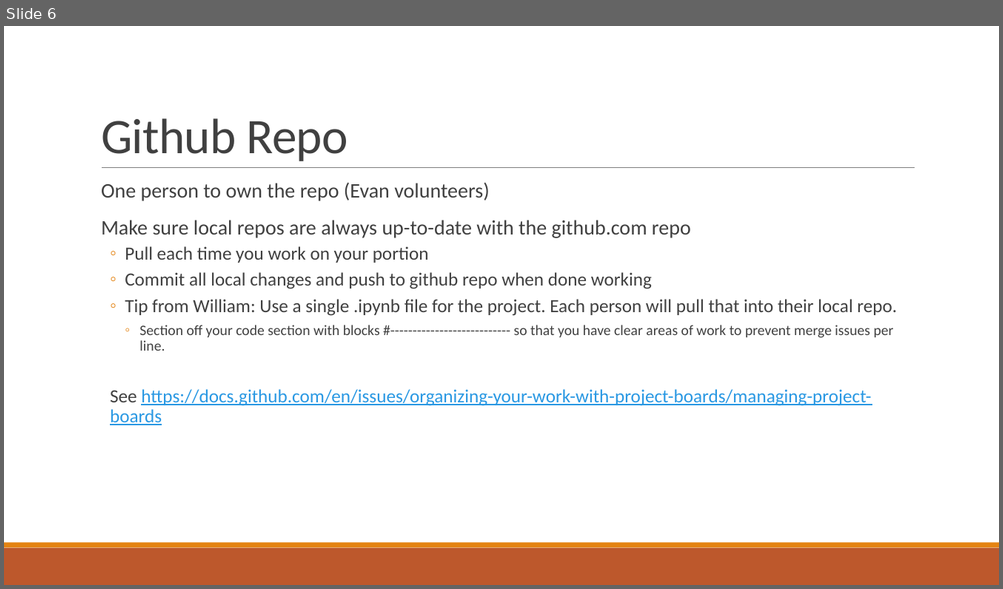
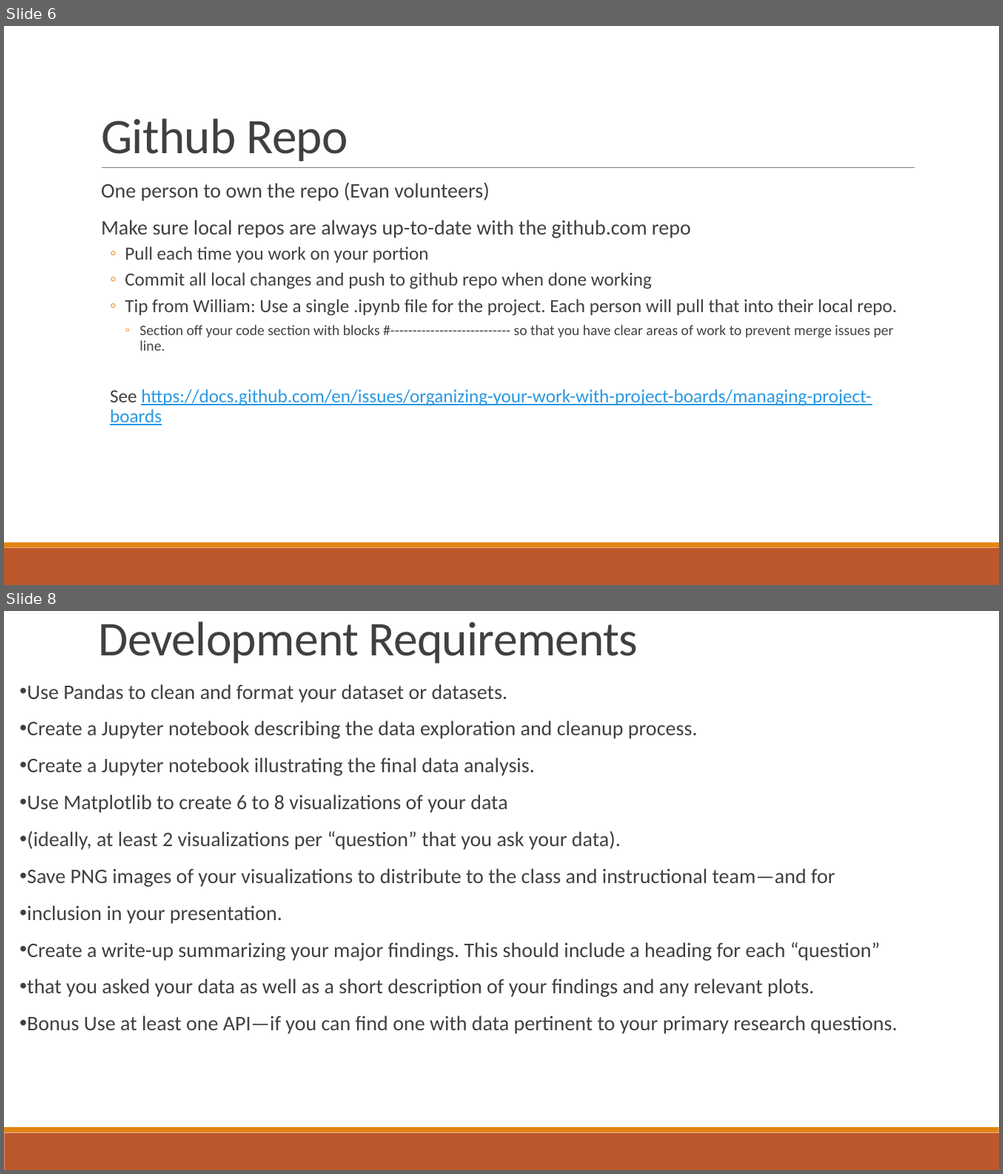
Before and after one commit to Evdawg/Project_1_Covid_Data, a slide deck: Project notes.pptx. Shown one above the other, each under a label of ours: slide 6 before the commit, slides 6 and 8 after it; the slides between them are not shown. The pictures are 1003x589 and 1003x1174 pixels, drawn with LibreOffice and Linux fonts; fonts in the diff are those of the drawing. Boxes give left, top, right and bottom in pixels: in the first picture for what was removed or moved away, otherwise in the second. Text is boxed around its words. In the diff, an @@ line names an element or a change of style, - is before the commit and + after.

```diff
--- a/Project notes.pptx
+++ b/Project notes.pptx
@@ slide 8 added at [4, 611, 999, 1170], background #FFFFFF; not listed: 2 template elements that a slide beside it also shows @@
@@ text added at [98, 621, 638, 664], 46.8 pt, text #404040 @@
+Development Requirements
@@ text added at [27, 684, 896, 1034], 20 pt, text #404040 @@
+• Use Pandas to clean and format your dataset or datasets.
+• Create a Jupyter notebook describing the data exploration and cleanup process.
+• Create a Jupyter notebook illustrating the final data analysis.
+• Use Matplotlib to create 6 to 8 visualizations of your data
+• (ideally, at least 2 visualizations per “question” that you ask your data).
+• Save PNG images of your visualizations to distribute to the class and instructional team—and for
+• inclusion in your presentation.
+• Create a write-up summarizing your major findings. This should include a heading for each “question”
+• that you asked your data as well as a short description of your findings and any relevant plots.
+• Bonus Use at least one API—if you can find one with data pertinent to your primary research questions.
```
Also in this commit, not shown: 2 slides changed, 4 other slides added.
